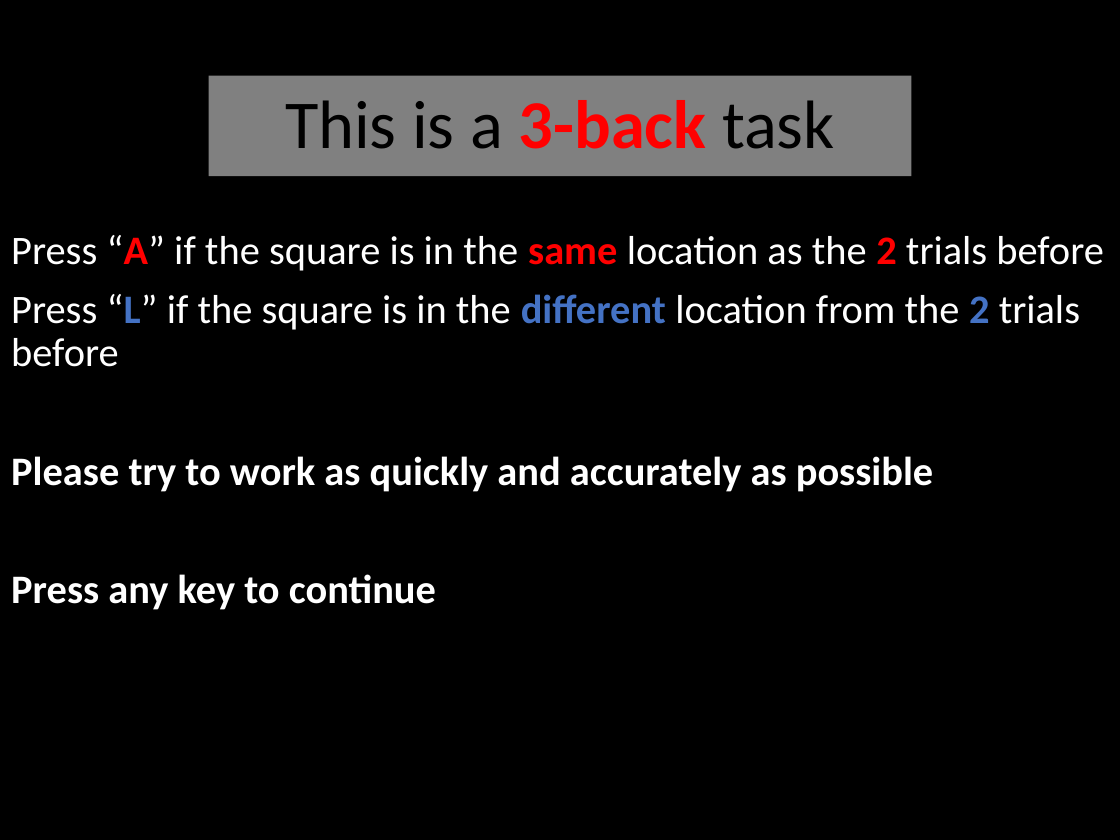
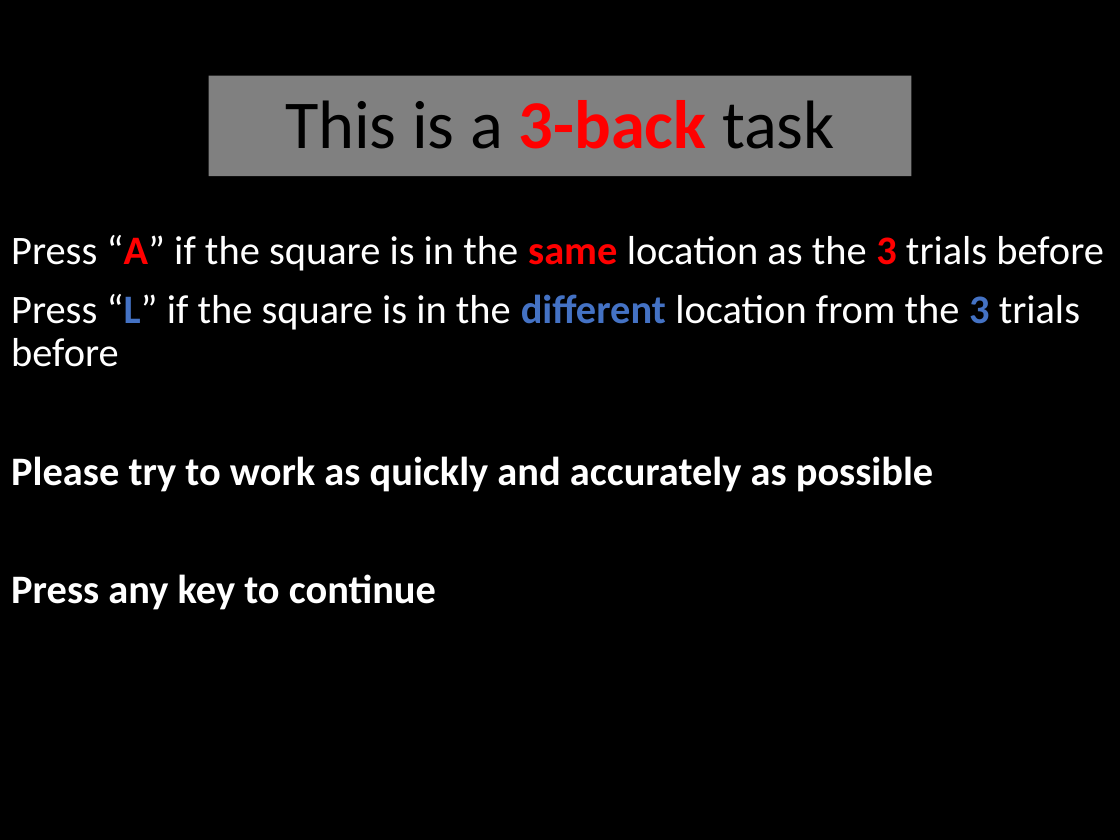
Before and after one commit to winsonfzyang/tanglabinterventions, a slide deck: slide 9 of public/img/WMT/WMT_instructions.pptx. Drawn at 1120x840 pixels with LibreOffice and Linux fonts; fonts in the diff are those of the drawing. Boxes give left, top, right and bottom in pixels: in the first picture for what was removed or moved away, otherwise in the second. Text is boxed around its words. In the diff, an @@ line names an element or a change of style, - is before the commit and + after.

Commit message:
correct 3-back instructions error

```diff
--- a/public/img/WMT/WMT_instructions.pptx
+++ b/public/img/WMT/WMT_instructions.pptx
@@ text at (11, 235, 1104, 367): text changed @@
-Press “A” if the square is in the same location as the 2 trials before
-Press “L” if the square is in the different location from the 2 trials before
+Press “A” if the square is in the same location as the 3 trials before
+Press “L” if the square is in the different location from the 3 trials before
```
Also in this commit, not shown: 2 other files.
